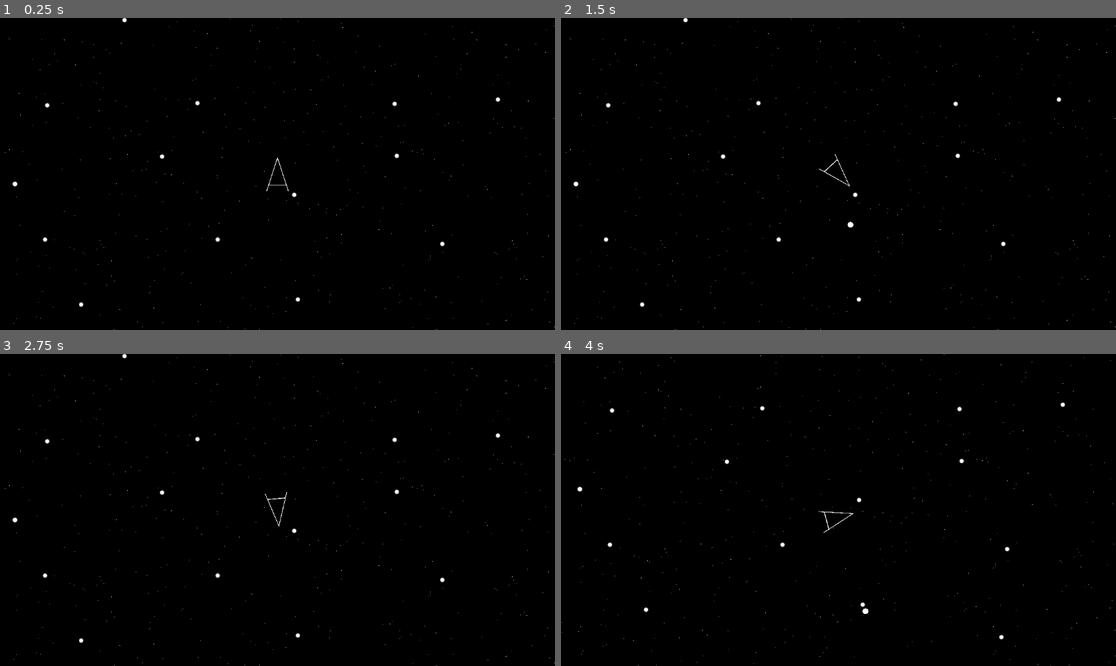
Above: before the commit, frames 1-4 (two rows, left to right).
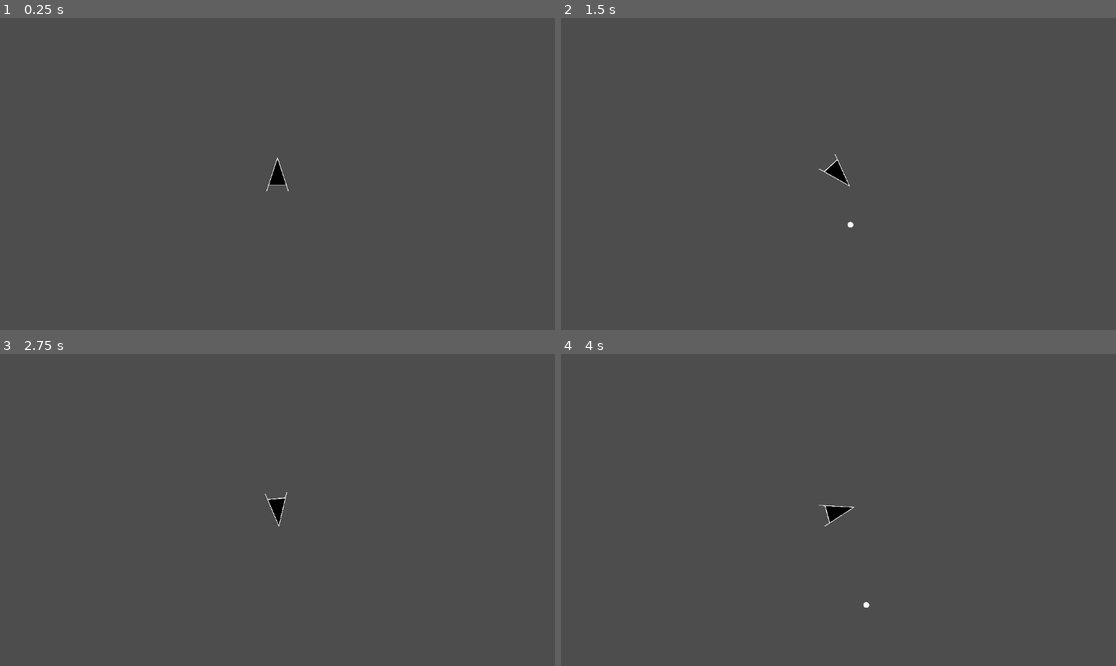
Above: after the commit, the same moments.

Repository: dutudev/ShibaGame
Game: Godot game, scene res://Scenes/main.tscn
The game is run twice, just before and just after one commit, with the same random seed, the same clock (stepped at 60 frames per second) and the same inputs.
Inputs (mouse positions are in pixels of both pictures, inside the frame that each line leads up to):
- Up to frame 1 (0.25 s): no input
- Up to frame 2 (1.5 s): tap Enter at 0.5 s; move the mouse to (960, 158) at 0.52 s; hold D (rotate_right) 0.53-1.28 s; click (960, 158) at 0.6 s; move the mouse to (727, 189) at 1.27 s; hold A (rotate_left) from 1.28 s (still down); click (727, 189) at 1.35 s
- Up to frame 3 (2.75 s): move the mouse to (333, 441) at 2.02 s; release A (rotate_left) at 2.03 s; hold D (rotate_right) from 2.03 s (still down); click (333, 441) at 2.1 s
- Up to frame 4 (4 s): move the mouse to (810, 572) at 2.77 s; release D (rotate_right) at 2.78 s; hold W (go_forward) 2.78-3.53 s; click (810, 572) at 2.85 s; move the mouse to (1005, 556) at 3.52 s; hold A (rotate_left) from 3.53 s (still down); click (1005, 556) at 3.6 s

The runs differ from the first frame. In frame 1, 100% of the frame differs, in the area x 0-100%, y 0-100%; in frame 2, 100%; in frame 3, 100%; in frame 4, 100%.

Commit message:
Started work on asteroid manager

Diff:
--- /dev/null
+++ b/Scenes/asteroid.tscn
@@ -0,0 +1,19 @@
+[gd_scene load_steps=4 format=3 uid="uid://cpndmq8m848mf"]
+
+[ext_resource type="Texture2D" uid="uid://uq4k4ur5kik" path="res://Sprites/asteroids/rock1.png" id="1_0tomg"]
+[ext_resource type="Script" uid="uid://54886b1j035q" path="res://Scripts/asteroid.gd" id="1_a2bka"]
+
+[sub_resource type="CircleShape2D" id="CircleShape2D_a2bka"]
+radius = 139.004
+
+[node name="Asteroid" type="RigidBody2D"]
+gravity_scale = 0.0
+script = ExtResource("1_a2bka")
+
+[node name="Sprite2D" type="Sprite2D" parent="."]
+scale = Vector2(0.4, 0.4)
+texture = ExtResource("1_0tomg")
+
+[node name="CollisionShape2D" type="CollisionShape2D" parent="."]
+scale = Vector2(0.45, 0.45)
+shape = SubResource("CircleShape2D_a2bka")
--- /dev/null
+++ b/Scenes/asteroid_manager.tscn
@@ -0,0 +1,11 @@
+[gd_scene load_steps=6 format=3 uid="uid://vylalah64hrd"]
+
+[ext_resource type="Script" uid="uid://dxrha35rg55ii" path="res://Scripts/asteroid_manager.gd" id="1_fpph7"]
+[ext_resource type="Texture2D" uid="uid://uq4k4ur5kik" path="res://Sprites/asteroids/rock1.png" id="2_432x3"]
+[ext_resource type="Texture2D" uid="uid://csa4peklqguc7" path="res://Sprites/asteroids/rock2.png" id="3_asaig"]
+[ext_resource type="Texture2D" uid="uid://c0js3d73wyrha" path="res://Sprites/asteroids/rock3.png" id="4_pttop"]
+[ext_resource type="Texture2D" uid="uid://cj7gdieh4ioxu" path="res://Sprites/asteroids/rock4.png" id="5_3jncm"]
+
+[node name="AsteroidManager" type="Node2D"]
+script = ExtResource("1_fpph7")
+asteroidSprites = [ExtResource("2_432x3"), ExtResource("3_asaig"), ExtResource("4_pttop"), ExtResource("5_3jncm")]
--- a/Scenes/main.tscn
+++ b/Scenes/main.tscn
@@ -1,8 +1,9 @@
-[gd_scene load_steps=4 format=3 uid="uid://cdm7352ad04ti"]
+[gd_scene load_steps=5 format=3 uid="uid://cdm7352ad04ti"]
 
 [ext_resource type="PackedScene" uid="uid://b350sy0tn84v1" path="res://Scenes/player.tscn" id="1_jjgbg"]
 [ext_resource type="Texture2D" uid="uid://debkmkexfa68i" path="res://Sprites/starsBack.png" id="2_bo1nx"]
 [ext_resource type="Texture2D" uid="uid://cpkbxxujrs8po" path="res://Sprites/starsFront.png" id="3_8gbba"]
+[ext_resource type="PackedScene" uid="uid://vylalah64hrd" path="res://Scenes/asteroid_manager.tscn" id="4_jjvhh"]
 
 [node name="Main" type="Node2D"]
 
@@ -13,8 +14,10 @@
 scale = Vector2(3, 3)
 process_callback = 0
 position_smoothing_enabled = true
+position_smoothing_speed = 20.0
 
 [node name="ParallaxBackground" type="ParallaxBackground" parent="."]
+visible = false
 
 [node name="ParallaxLayer" type="ParallaxLayer" parent="ParallaxBackground"]
 motion_mirroring = Vector2(3000, 3000)
@@ -28,3 +31,5 @@
 
 [node name="Sprite2D" type="Sprite2D" parent="ParallaxBackground/ParallaxLayer2"]
 texture = ExtResource("3_8gbba")
+
+[node name="AsteroidManager" parent="." instance=ExtResource("4_jjvhh")]
--- /dev/null
+++ b/Scripts/asteroid.gd
@@ -0,0 +1,12 @@
+class_name Asteroid
+extends RigidBody2D
+
+
+# Called when the node enters the scene tree for the first time.
+func _ready() -> void:
+	pass # Replace with function body.
+
+
+# Called every frame. 'delta' is the elapsed time since the previous frame.
+func _process(delta: float) -> void:
+	pass
--- /dev/null
+++ b/Scripts/asteroid_manager.gd
@@ -0,0 +1,38 @@
+class_name AsteroidManager
+extends Node2D
+
+const maxAsteroids = 20
+const minDistance = 800
+const maxDistance = 1200
+
+var asteroid = preload("res://Scenes/asteroid.tscn")
+
+@export var asteroidSprites = Array([])
+
+var asteroidList = Array([], TYPE_OBJECT, "Asteroid", Asteroid)
+var asteroidSpawnCooldown = 0.0 # This will be set to one second so asteroids dont come piling in
+
+# Called when the node enters the scene tree for the first time.
+func _ready() -> void:
+	randomize()
+
+
+# Called every frame. 'delta' is the elapsed time since the previous frame.
+func _process(delta: float) -> void:
+	if asteroidList.size() < maxAsteroids && asteroidSpawnCooldown <= 0:
+		asteroidSpawnCooldown = 1.5
+		SpawnAsteroid()
+	asteroidSpawnCooldown -= delta
+
+
+func SpawnAsteroid() -> void:
+	var asteroidInstance = asteroid.instantiate()
+	var angle = randf_range(0, 360)
+	var positionToSet = Player.instance.position + Vector2(sin(deg_to_rad(angle)), cos(deg_to_rad(angle))) * randi_range(minDistance, maxDistance) # change this to min-max distance
+	var spriteIndex = randi_range(0, asteroidSprites.size()-1)
+	var scaleSize = randf_range(0.2, 0.4)
+	add_child(asteroidInstance)
+	asteroidInstance.position = positionToSet
+	asteroidInstance.get_node("Sprite2D").texture = asteroidSprites[spriteIndex]
+	asteroidInstance.get_node("Sprite2D").scale = Vector2.ONE * scaleSize
+	asteroidInstance.get_node("CollisionShape2D").scale = Vector2.ONE * (scaleSize + 0.05)
--- a/Scripts/player.gd
+++ b/Scripts/player.gd
@@ -2,6 +2,8 @@
 extends CharacterBody2D
 
 const rotateStrength = 250
+const mapHeight = 5000
+const mapWidth = 5000
 
 var baseBullet = preload("res://Scenes/player_bullet.tscn")
 
@@ -27,6 +29,10 @@
 		bulletInstance.SetDirection(-transform.y.normalized())
 	pass
 
+	if abs(position.x) >= mapWidth || abs(position.y) >= mapHeight:
+		print("out of bounds")
+		#implement dying
+
 func _physics_process(delta: float) -> void:
 	#Handle here everything physics related
 	rotateDir = Input.get_action_strength("rotate_right") - Input.get_action_strength("rotate_left")
Not shown, added: Scripts/asteroid.gd.uid
Not shown, added: Scripts/asteroid_manager.gd.uid
Binary file added: Sprites/asteroids/rock1.png
Not shown, added: Sprites/asteroids/rock1.png.import
Binary file added: Sprites/asteroids/rock2.png
Not shown, added: Sprites/asteroids/rock2.png.import
Binary file added: Sprites/asteroids/rock3.png
Not shown, added: Sprites/asteroids/rock3.png.import
Binary file added: Sprites/asteroids/rock4.png
Not shown, added: Sprites/asteroids/rock4.png.import
